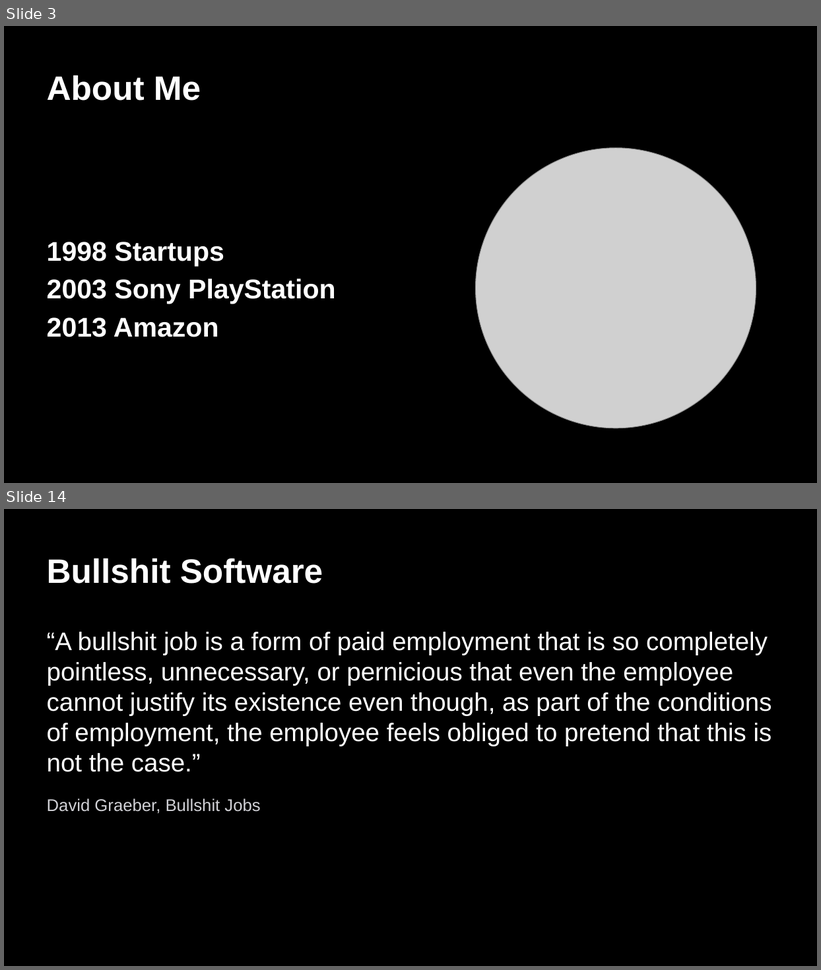
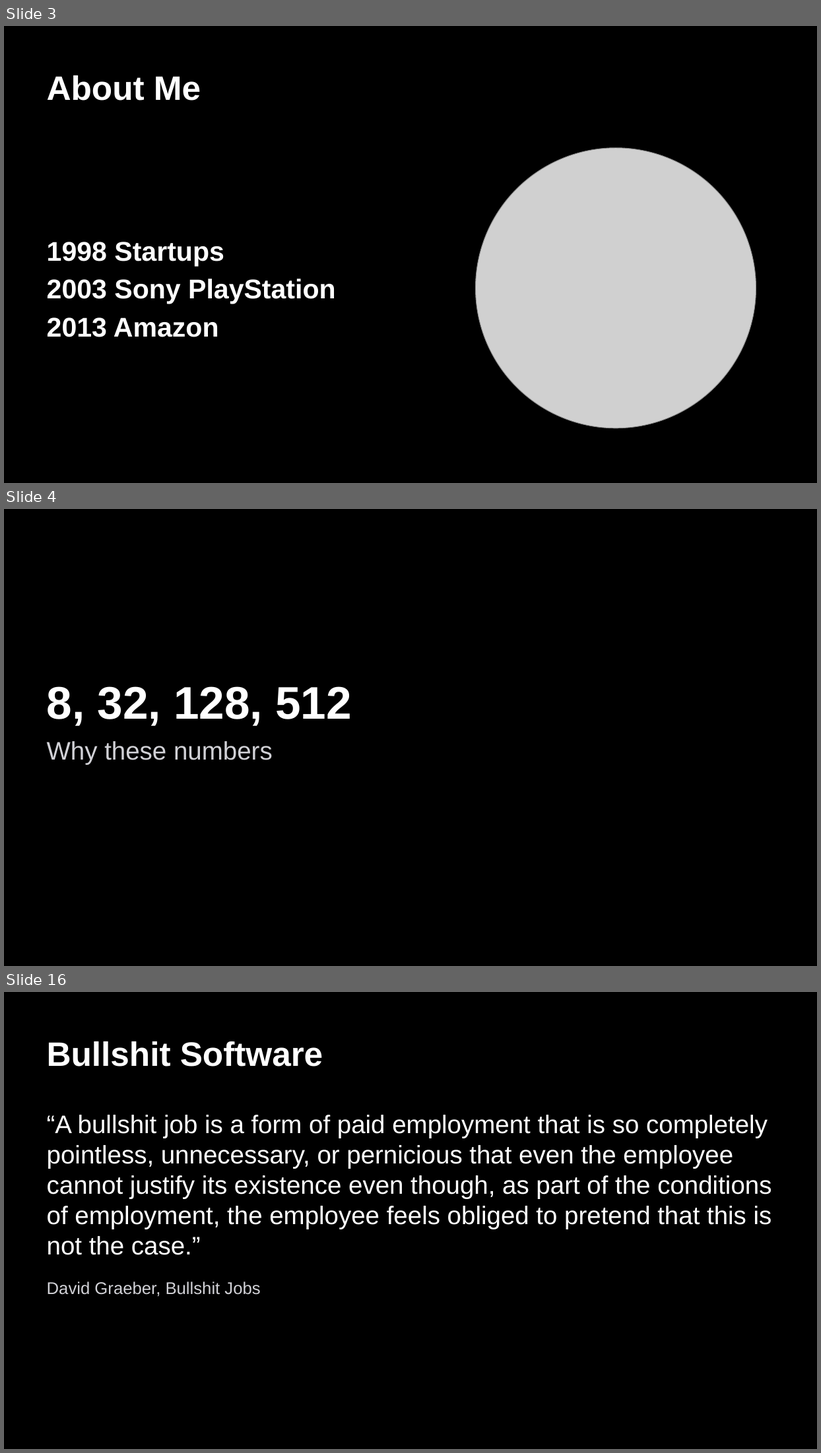
Before and after one commit to ivonnyssen/2026-0111, a slide deck: talk.pptx. Shown one above the other, each under a label of ours: slides 3 and 14 before the commit, slides 3, 4 and 16 after it; the slides between them are not shown. The pictures are 821x970 and 821x1453 pixels, drawn with LibreOffice and Linux fonts; fonts in the diff are those of the drawing; grey boxes stand for pictures. Boxes give left, top, right and bottom in pixels: in the first picture for what was removed or moved away, otherwise in the second. Text is boxed around its words. In the diff, an @@ line names an element or a change of style, - is before the commit and + after.

```diff
--- a/talk.pptx
+++ b/talk.pptx
@@ slide 4 added at (4, 509, 817, 966), background #000000 @@
@@ title added at (47, 687, 352, 726), 54 pt, text #FFFFFF, bold @@
+8, 32, 128, 512
@@ text added at (47, 741, 273, 765), 30 pt, text #D1D1D6 @@
+Why these numbers
@@ what was slide 14 is now slide 16 @@
```
Also in this commit, not shown: 9 slides changed, 7 other slides added, 6 slides removed, 9 other files.
